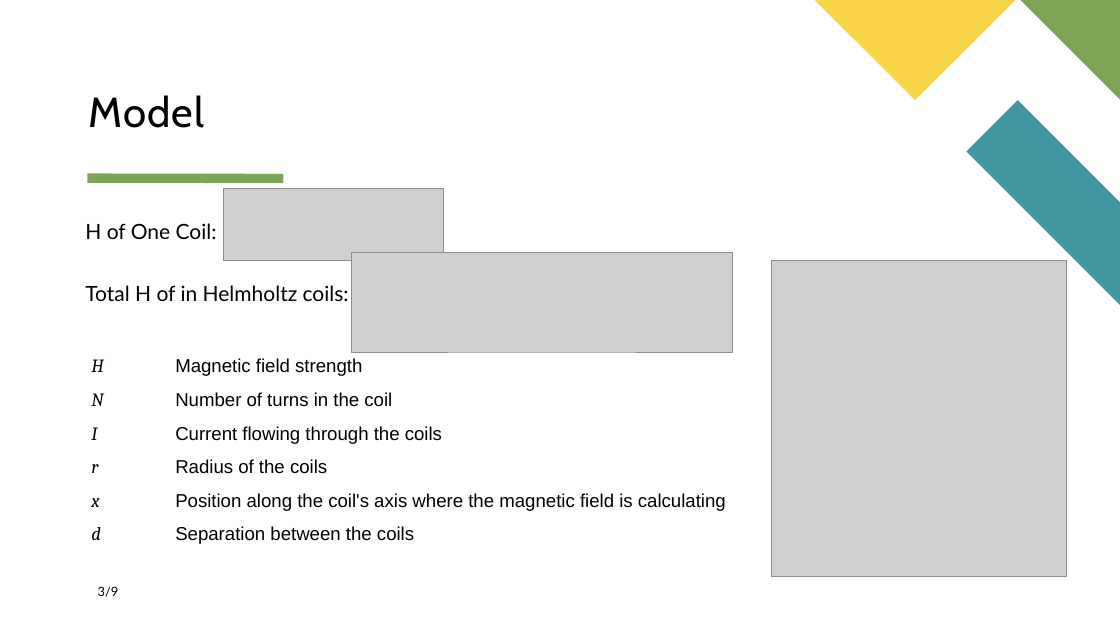
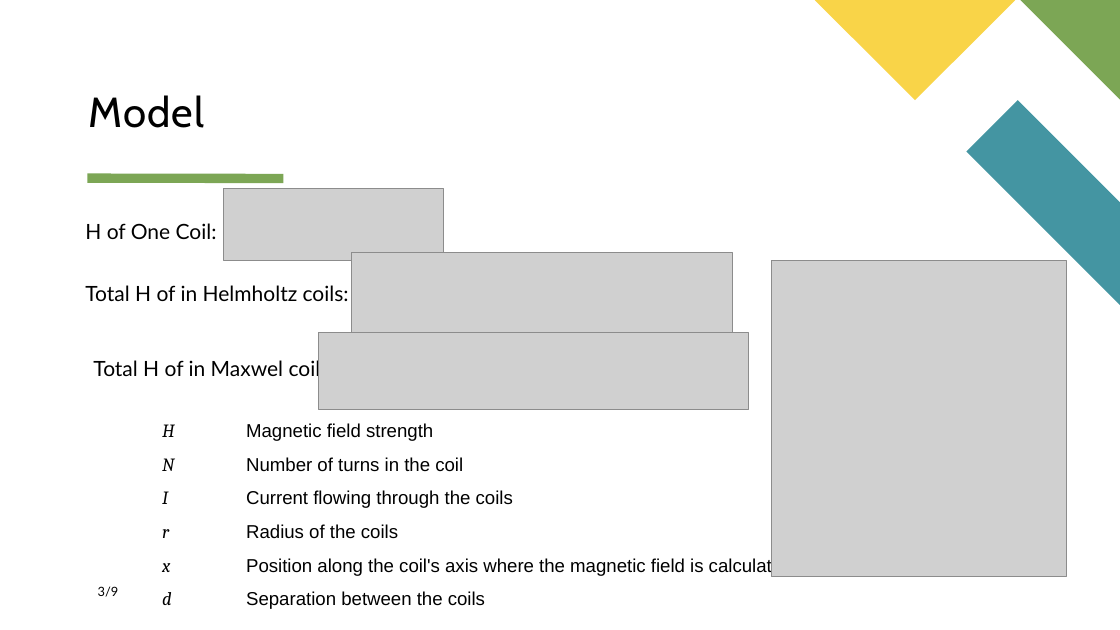
Before and after one commit to rnorouziani/3D-H3C, a slide deck: slide 3 of docs/Presentations/SRS/SRS.pptx. Drawn at 1120x630 pixels with LibreOffice and Linux fonts; fonts in the diff are those of the drawing; grey boxes stand for pictures. Boxes give left, top, right and bottom in pixels: in the first picture for what was removed or moved away, otherwise in the second. Text is boxed around its words. In the diff, an @@ line names an element or a change of style, - is before the commit and + after.

```diff
--- a/docs/Presentations/SRS/SRS.pptx
+++ b/docs/Presentations/SRS/SRS.pptx
@@ text added at (93,358,335,381), 18 pt, text #000000 @@
+Total H of in Maxwel coils:
@@ picture added at (318,333,749,409) @@
@@ text "H Magnetic field strength": place and size @@
-text "H Magnetic field strength" at (91,358,726,544)
+text "H Magnetic field strength" at (162,423,797,609)
```
Also in this commit, not shown: 5 other slides changed.
